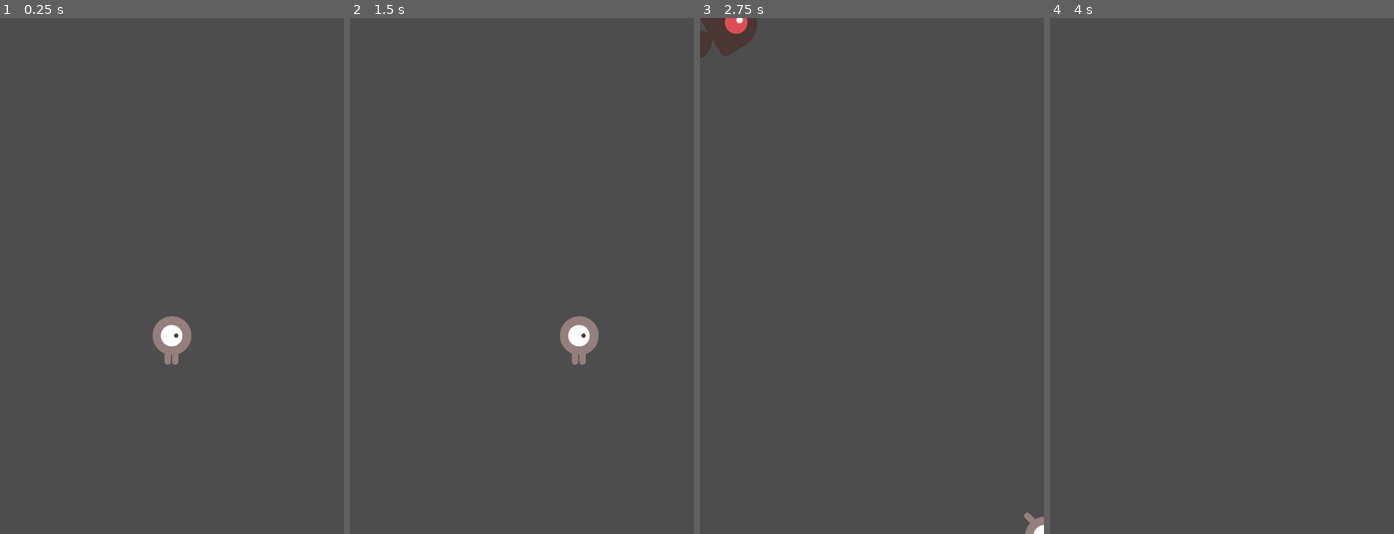
Above: before the commit, frames 1-4 (left to right).
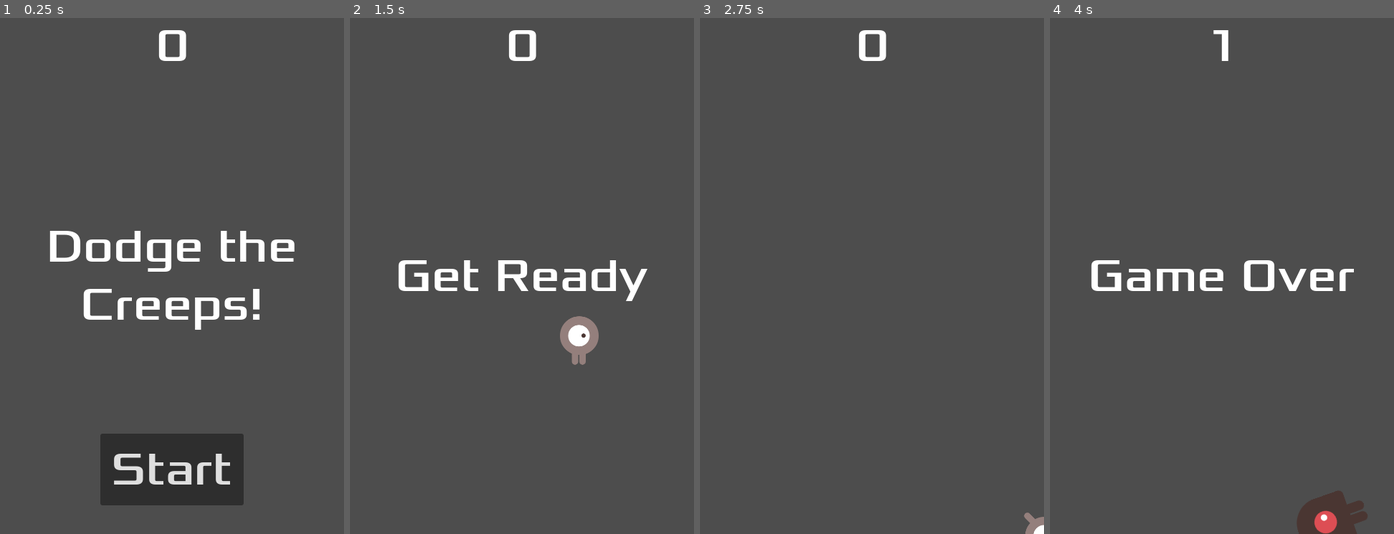
Above: after the commit, the same moments.

Repository: christiansj/Dodge-The-Creeps-Game
Game: Godot game, scene res://main/main.tscn
Two runs of this game, one before a commit and one after it. Both use one fixed random seed, a clock stepped at 60 frames per second and the inputs below. This scene is started directly instead of the project's main scene.
Inputs (mouse positions are in pixels of both pictures, inside the frame that each line leads up to):
- Up to frame 1 (0.25 s): no input
- Up to frame 2 (1.5 s): click (522, 472) at 0.5 s, where only the run after the commit has a clickable "Start"; tap Enter at 1.25 s; hold Right (move_right) from 1.28 s (still down)
- Up to frame 3 (2.75 s): release Right (move_right) at 2.03 s; hold Down (move_down) from 2.03 s (still down)
- Up to frame 4 (4 s): release Down (move_down) at 2.78 s; hold Right (move_right) 2.78-3.53 s; hold Up (move_up) from 3.53 s (still down)

The runs differ from the first frame. In frame 1, 9.7% of the frame differs, in the area x 14-86%, y 2-95%; in frame 2, 2.1%; in frame 3, 1.2%; in frame 4, 3.1%.

Commit message:
adding HUD (heads up display)

Diff:
--- /dev/null
+++ b/hud/hud.gd
@@ -0,0 +1,45 @@
+extends CanvasLayer
+
+# Notifies 'Main' node that the button has been pressed
+signal start_game
+
+# Called when the node enters the scene tree for the first time.
+func _ready() -> void:
+	pass # Replace with function body.
+
+
+# Called every frame. 'delta' is the elapsed time since the previous frame.
+func _process(delta: float) -> void:
+	pass
+
+func show_message(text):
+	$Message.text = text
+	$Message.show()
+	$MessageTimer.start()
+
+
+func show_game_over():
+	show_message("Game Over")
+
+	# Wait until the MessageTimer has counted down.
+	await $MessageTimer.timeout
+	show_title_screen()
+
+func show_title_screen():
+	$Message.text = "Dodge the Creeps!"
+	$Message.show()
+	# Make a one-shot timer and wait for it to finish
+	await get_tree().create_timer(1.0).timeout
+	$StartButton.show()
+
+func update_score(score):
+	$ScoreLabel.text = str(score)
+
+# Hide the start button when it's pressed
+func _on_start_button_pressed() -> void:
+	$StartButton.hide()
+	start_game.emit()
+
+# Hide the message on timeout
+func _on_message_timer_timeout() -> void:
+	$Message.hide()
--- /dev/null
+++ b/hud/hud.tscn
@@ -0,0 +1,63 @@
+[gd_scene format=3 uid="uid://hhu0wxjnew1d"]
+
+[ext_resource type="Script" uid="uid://bkfuxlxqdaow0" path="res://hud/hud.gd" id="1_2gk58"]
+[ext_resource type="FontFile" uid="uid://5l4qeka8nx4c" path="res://fonts/Xolonium-Regular.ttf" id="2_318vg"]
+
+[node name="HUD" type="CanvasLayer" unique_id=2131949864]
+script = ExtResource("1_2gk58")
+
+[node name="ScoreLabel" type="Label" parent="." unique_id=1823612796]
+anchors_preset = 5
+anchor_left = 0.5
+anchor_right = 0.5
+offset_left = -22.5
+offset_right = 22.5
+offset_bottom = 78.0
+grow_horizontal = 2
+theme_override_fonts/font = ExtResource("2_318vg")
+theme_override_font_sizes/font_size = 64
+text = "0"
+horizontal_alignment = 1
+vertical_alignment = 1
+
+[node name="Message" type="Label" parent="." unique_id=448105864]
+anchors_preset = 8
+anchor_left = 0.5
+anchor_top = 0.5
+anchor_right = 0.5
+anchor_bottom = 0.5
+offset_left = -240.0
+offset_top = -120.0
+offset_right = 240.0
+offset_bottom = 120.0
+grow_horizontal = 2
+grow_vertical = 2
+theme_override_fonts/font = ExtResource("2_318vg")
+theme_override_font_sizes/font_size = 64
+text = "Dodge the Creeps!"
+horizontal_alignment = 1
+vertical_alignment = 1
+autowrap_mode = 2
+
+[node name="StartButton" type="Button" parent="." unique_id=179197482]
+anchors_preset = 7
+anchor_left = 0.5
+anchor_top = 1.0
+anchor_right = 0.5
+anchor_bottom = 1.0
+offset_left = -100.0
+offset_top = -140.0
+offset_right = 100.0
+offset_bottom = -40.0
+grow_horizontal = 2
+grow_vertical = 0
+theme_override_fonts/font = ExtResource("2_318vg")
+theme_override_font_sizes/font_size = 64
+text = "Start"
+
+[node name="MessageTimer" type="Timer" parent="." unique_id=1847482058]
+wait_time = 2.0
+one_shot = true
+
+[connection signal="pressed" from="StartButton" to="." method="_on_start_button_pressed"]
+[connection signal="timeout" from="MessageTimer" to="." method="_on_message_timer_timeout"]
--- a/main/main.gd
+++ b/main/main.gd
@@ -5,23 +5,29 @@
 
 # Called when the node enters the scene tree for the first time.
 func _ready() -> void:
-	new_game()
+	#new_game()
+	pass
 
 
 # Called every frame. 'delta' is the elapsed time since the previous frame.
 func _process(delta: float) -> void:
 	pass
 
-# When player is hti
+# When player is hit
 func game_over() -> void:
 	$ScoreTimer.stop()
 	$MobTimer.stop()
+	$HUD.show_game_over()
 
 
 func new_game():
 	score = 0
 	$Player.start($StartPosition.position)
 	$StartTimer.start()
+
+	$HUD.update_score(score)
+	$HUD.show_message("Get Ready")
+	get_tree().call_group("mobs", "queue_free")
 
 
 func _on_mob_timer_timeout() -> void:
@@ -51,6 +57,7 @@
 
 func _on_score_timer_timeout() -> void:
 	score += 1
+	$HUD.update_score(score)
 
 func _on_start_timer_timeout() -> void:
 	$MobTimer.start()
--- a/main/main.tscn
+++ b/main/main.tscn
@@ -3,6 +3,7 @@
 [ext_resource type="PackedScene" uid="uid://ckled0l0o8pd7" path="res://player/player.tscn" id="1_53q0u"]
 [ext_resource type="Script" uid="uid://cexp4b82cndtk" path="res://main/main.gd" id="1_pjrb6"]
 [ext_resource type="PackedScene" uid="uid://e01fo35f67lo" path="res://mob/mob.tscn" id="2_xwkvk"]
+[ext_resource type="PackedScene" uid="uid://hhu0wxjnew1d" path="res://hud/hud.tscn" id="4_c651c"]
 
 [sub_resource type="Curve2D" id="Curve2D_pjrb6"]
 _data = {
@@ -33,7 +34,10 @@
 
 [node name="MobSpawnLocation" type="PathFollow2D" parent="MobPath" unique_id=1885261251]
 
+[node name="HUD" parent="." unique_id=2131949864 instance=ExtResource("4_c651c")]
+
 [connection signal="hit" from="Player" to="." method="game_over"]
 [connection signal="timeout" from="MobTimer" to="." method="_on_mob_timer_timeout"]
 [connection signal="timeout" from="ScoreTimer" to="." method="_on_score_timer_timeout"]
 [connection signal="timeout" from="StartTimer" to="." method="_on_start_timer_timeout"]
+[connection signal="start_game" from="HUD" to="." method="new_game"]
--- a/player/player.gd
+++ b/player/player.gd
@@ -7,7 +7,7 @@
 # Called when the node enters the scene tree for the first time.
 func _ready() -> void:
 	screen_size = get_viewport_rect().size
-	# hide() # Player is hidden when game starts.
+	hide() # Player is hidden when game starts.
 
 func _on_body_entered(body: Node2D) -> void:
 	hide() # Player disappears after being hit.
